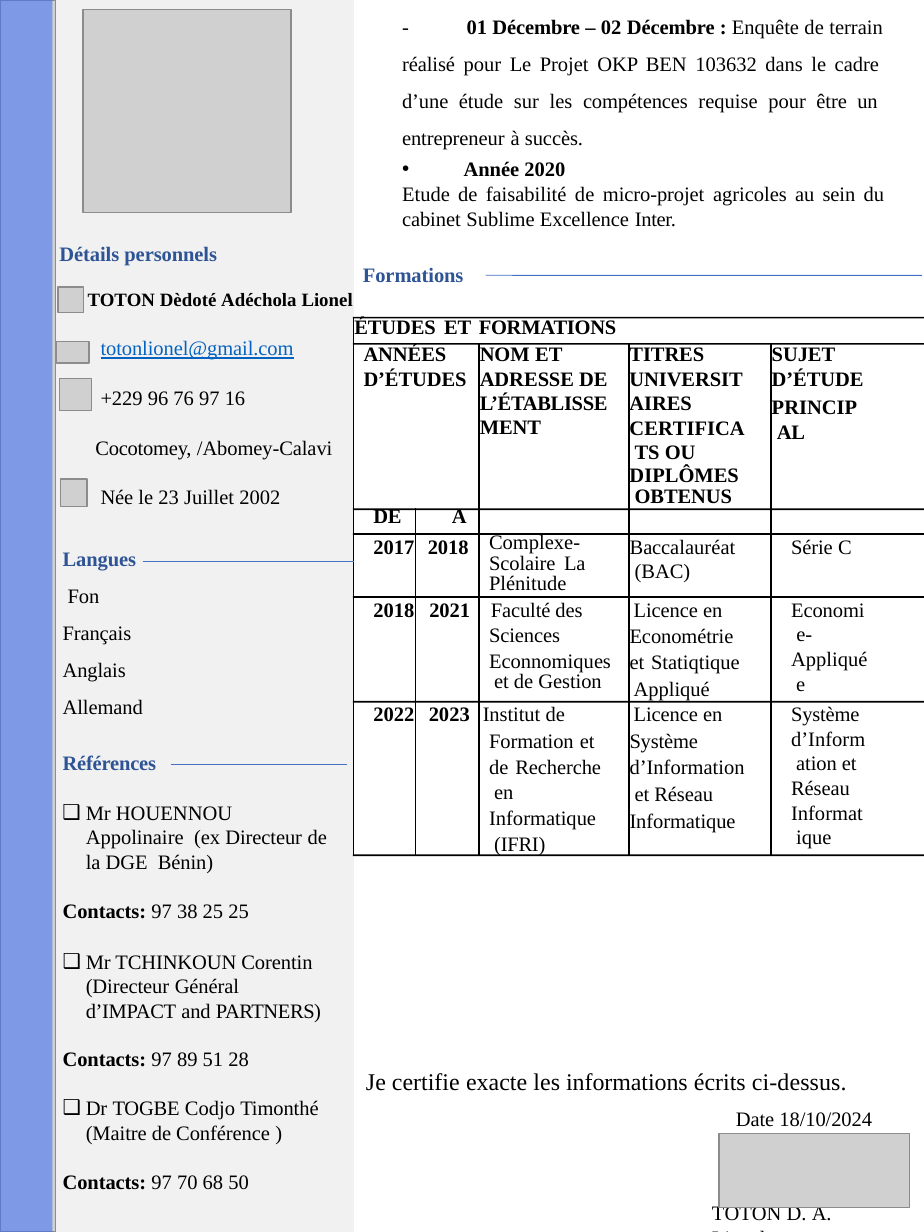
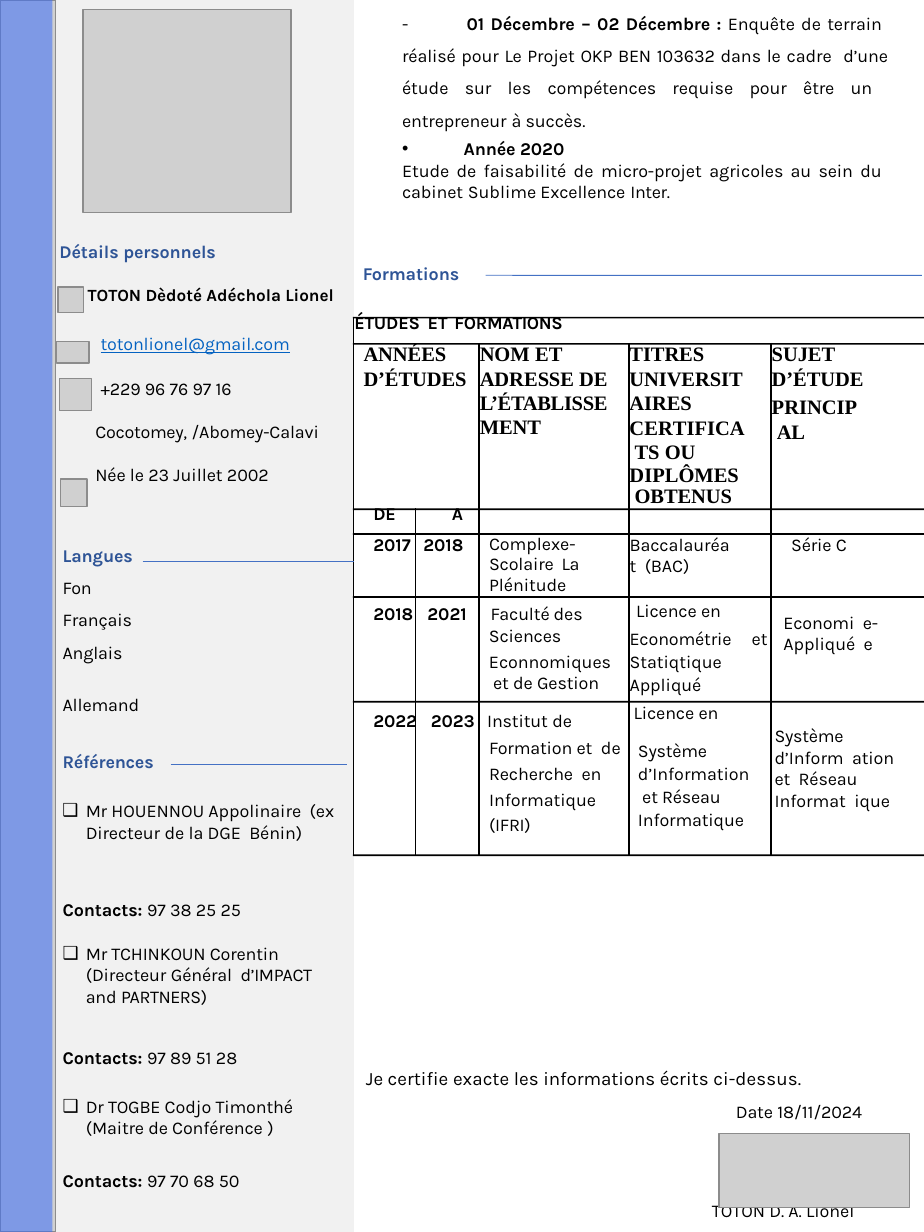
Before and after one commit to AInelo/pieces_family, a slide deck: slide 2 of Lionel/CV_TOTON_Lionel.pptx. Drawn at 924x1232 pixels with LibreOffice and Linux fonts; fonts in the diff are those of the drawing; grey boxes stand for pictures; background and template pictures are left out. Boxes give left, top, right and bottom in pixels: in the first picture for what was removed or moved away, otherwise in the second. Text is boxed around its words. In the diff, an @@ line names an element or a change of style, - is before the commit and + after.

```diff
--- a/Lionel/CV_TOTON_Lionel.pptx
+++ b/Lionel/CV_TOTON_Lionel.pptx
@@ text "Formations" at (88,287,333,482): size 12 to 10.5 pt in "Formations", "ÉTUDES ET FORMATIONS", "totonlionel@gmail.com", "+229 96 76 97 16" and 1 more places; font Times New Roman to Karla; size 11 to 10 pt in "TOTON Dèdoté Adéchola Lionel" @@
@@ text "Economi e- Appliqué e": place and size @@
-text "Economi e- Appliqué e" at (791,603,867,692)
+text "Economi e- Appliqué e" at (783,616,878,655)
@@ text "Système d’Information et Réseau Informatique": place and size @@
-text "Système d’Information et Réseau Informatique" at (630,733,745,833)
+text "Système d’Information et Réseau Informatique" at (638,743,750,831)
@@ size 12 to 10.5 pt, font Times New Roman to Karla in 25 elements at (489,534,580,592), (373,606,611,690), (63,1052,237,1065), (63,1175,240,1188), (712,1201,854,1222), (59,244,216,263), (86,1099,293,1136), (373,539,463,552), (63,754,154,768), (634,706,719,720), (63,698,140,712), (636,604,721,618), (645,559,690,574), (63,904,312,1005), (791,537,847,552), (402,16,888,199), (373,508,396,520), (638,743,750,831), (452,508,463,520), (63,550,133,630), (86,804,334,841), (373,711,621,833), (630,631,732,696), (783,616,878,655), (775,728,894,812) @@
@@ text "Système d’Inform ation et Réseau ...": place and size @@
-text "Système d’Inform ation et Réseau ..." at (791,706,865,849)
+text "Système d’Inform ation et Réseau ..." at (775,728,894,812)
@@ text at (366,1070,801,1086): size 14 to 11 pt, font Times New Roman to Karla in "Je certifie exacte les informations écrits ci-dessus." @@
@@ text at (736,1105,862,1120): text changed; size 12 to 10.5 pt; font Times New Roman to Karla @@
-Date 18/10/2024
+Date 18/11/2024
```
Also in this commit, not shown: 1 other slide changed, 27 other files.
